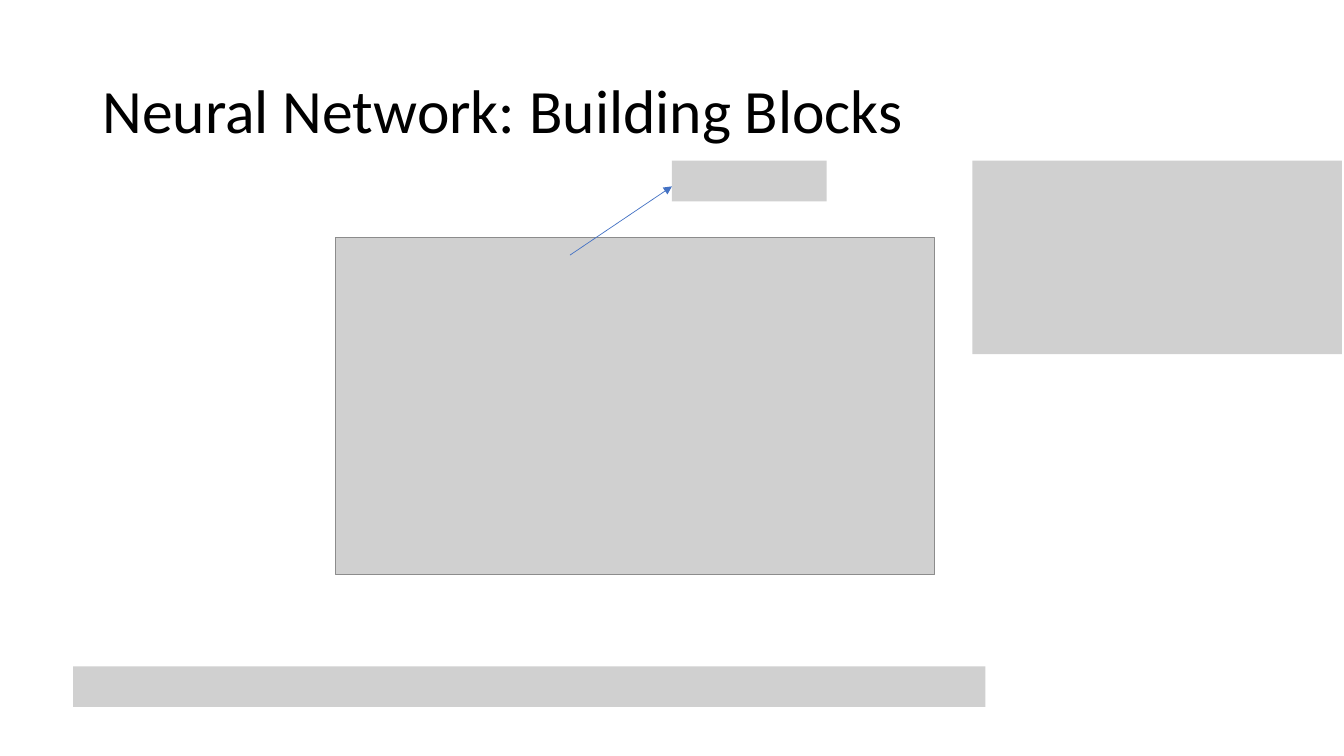
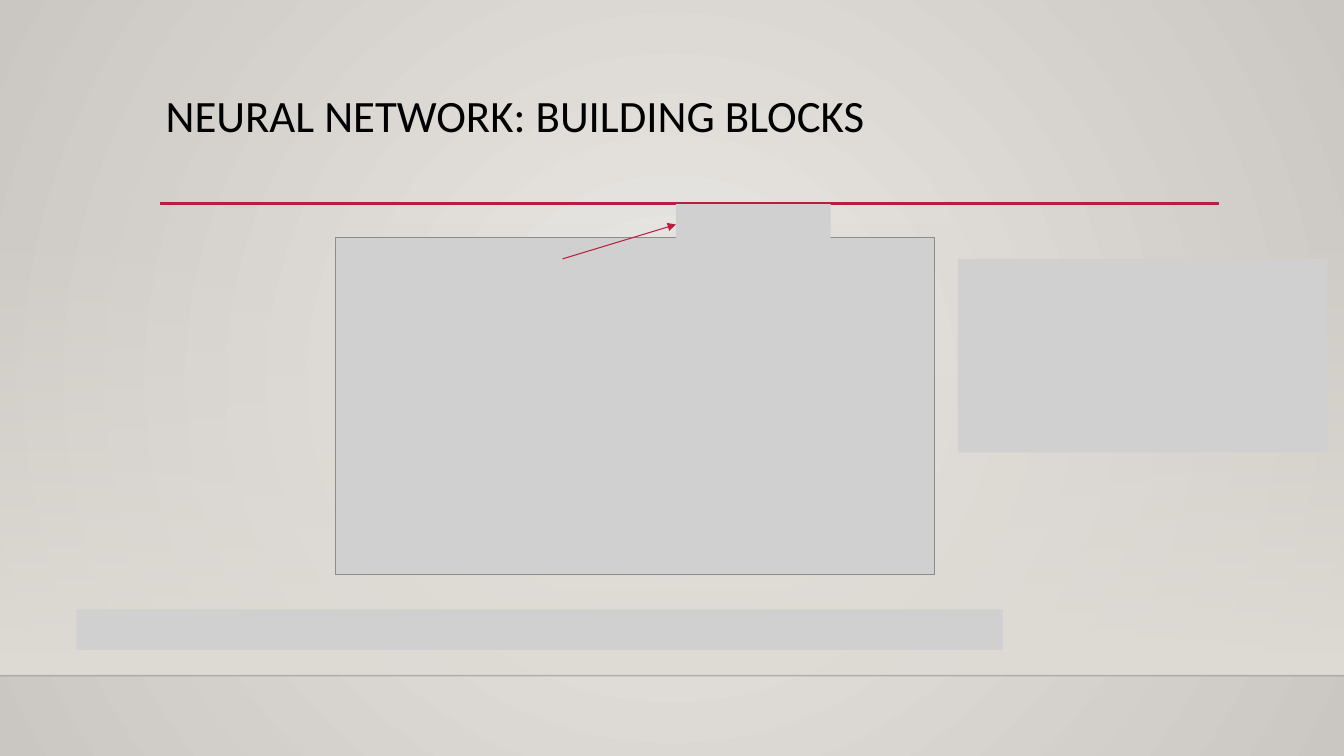
Before and after one commit to bmitraSLAC/NN-in-Jet-classification, a slide deck: slide 2 of Jet_Classifcation.pptx. Drawn at 1344x756 pixels with LibreOffice and Linux fonts; fonts in the diff are those of the drawing; grey boxes stand for pictures; background and template pictures are left out. Boxes give left, top, right and bottom in pixels: in the first picture for what was removed or moved away, otherwise in the second. Text is boxed around its words. In the diff, an @@ line names an element or a change of style, - is before the commit and + after.

```diff
--- a/Jet_Classifcation.pptx
+++ b/Jet_Classifcation.pptx
@@ background #FFFFFF to gradient #ECEAE7 to #CAC7C1 @@
@@ title "NEURAL NETWORK: BUILDING BLOCKS" at <box>166,103,864,133</box>: vertical alignment middle to top @@
@@ title at <box>166,103,864,133</box>: text changed; size 44 to 32 pt @@
-Neural Network: Building Blocks
+NEURAL NETWORK: BUILDING BLOCKS
@@ picture removed at <box>673,160,827,201</box> @@
@@ line added from (160, 204) to (1220, 204), #B71E42 2.5 pt @@
@@ picture added at <box>677,205,831,245</box> @@
@@ rectangle added at <box>0,223,1344,676</box>, fill gradient #DFDBD5 @@
@@ arrow moved from (570, 255) - (673, 187) to (563, 259) - (677, 225) @@
@@ arrow (563, 259) - (677, 225): stroke #4472C4 0.5 pt to #B71E42 0.75 pt @@
@@ picture: place and size @@
-picture at <box>973,160,1343,354</box>
+picture at <box>958,259,1328,453</box>
@@ picture added at <box>77,610,1003,650</box> @@
@@ line added from (0, 676) to (1344, 676), #000001 1 pt @@
@@ picture removed at <box>74,666,986,707</box> @@
```
Also in this commit, not shown: 2 other slides changed, 8 slides added, 2 slides removed.
